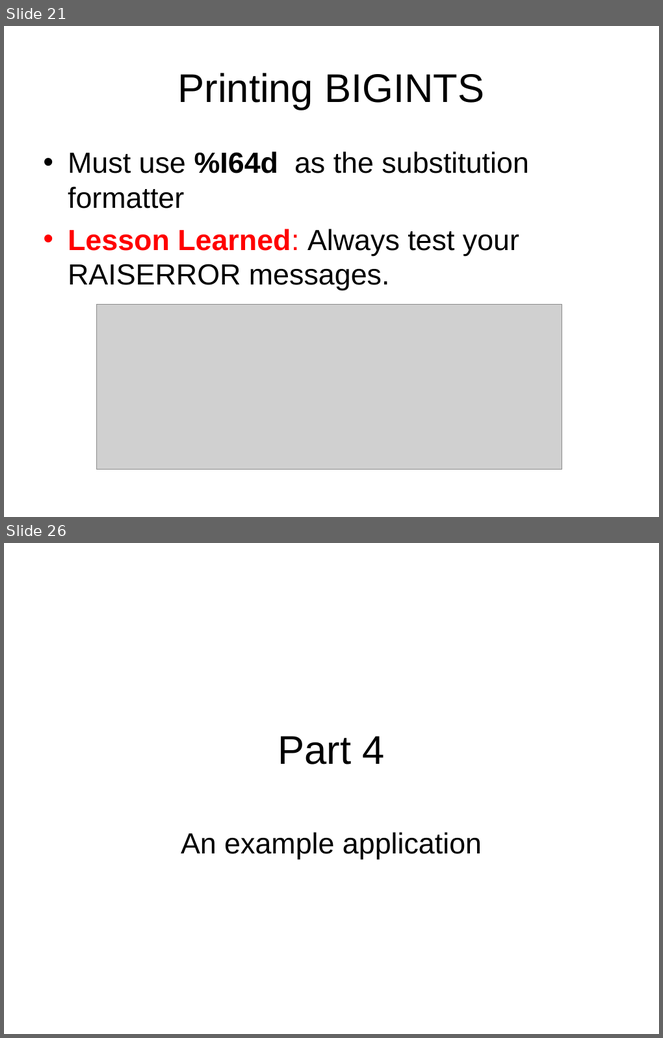
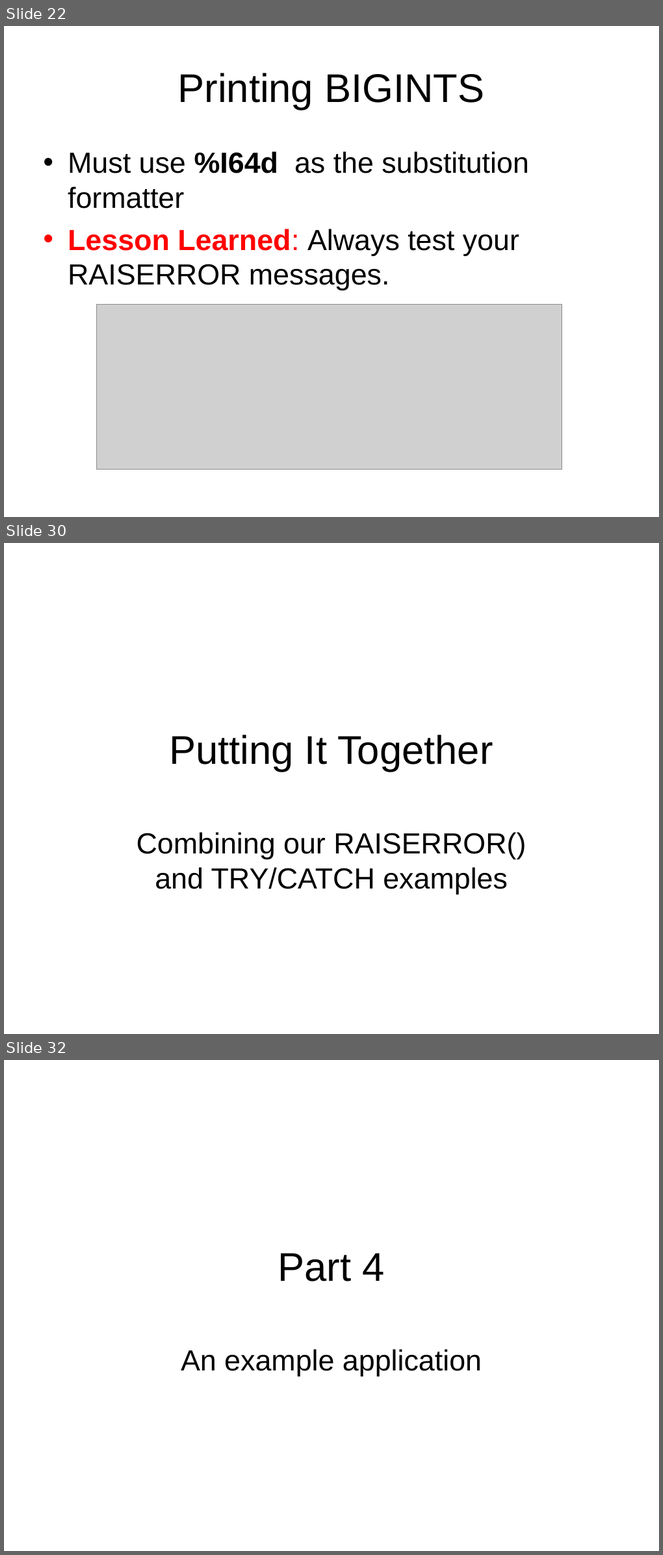
Before and after one commit to LIPHP/Employee-Contact-List, a slide deck: Docs/Using Microsoft SQL Server with PHP.ppt. Shown one above the other, each under a label of ours: slides 21 and 26 before the commit, slides 22, 30 and 32 after it; the slides between them are not shown. The pictures are 663x1038 and 663x1555 pixels, drawn with LibreOffice and Linux fonts; fonts in the diff are those of the drawing; grey boxes stand for pictures. Boxes give left, top, right and bottom in pixels: in the first picture for what was removed or moved away, otherwise in the second. Text is boxed around its words. In the diff, an @@ line names an element or a change of style, - is before the commit and + after.

Commit message:
RAISERROR Severity Examples.sql() and TRY/CATCH examples.

```diff
--- a/Docs/Using Microsoft SQL Server with PHP.ppt
+++ b/Docs/Using Microsoft SQL Server with PHP.ppt
@@ slide 30 added at (x1=4, y1=543, x2=659, y2=1034), background #FFFFFF @@
@@ title added at (x1=169, y1=735, x2=493, y2=772), 44 pt, text #000000 @@
+Putting It Together
@@ subtitle added at (x1=137, y1=832, x2=526, y2=895), 32 pt, text #000000 @@
+Combining our RAISERROR() and TRY/CATCH examples
@@ what was slide 21 is now slide 22 @@
@@ what was slide 26 is now slide 32 @@
```
Also in this commit, not shown: 9 slides changed, 8 other slides added, 2 slides removed, 2 other files.
